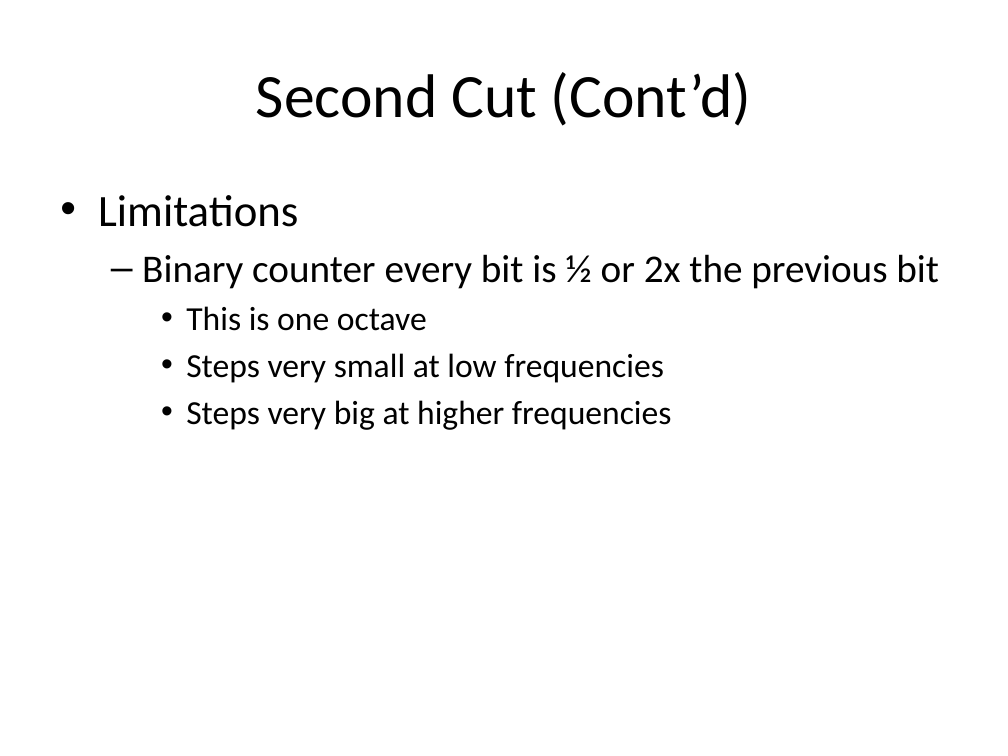
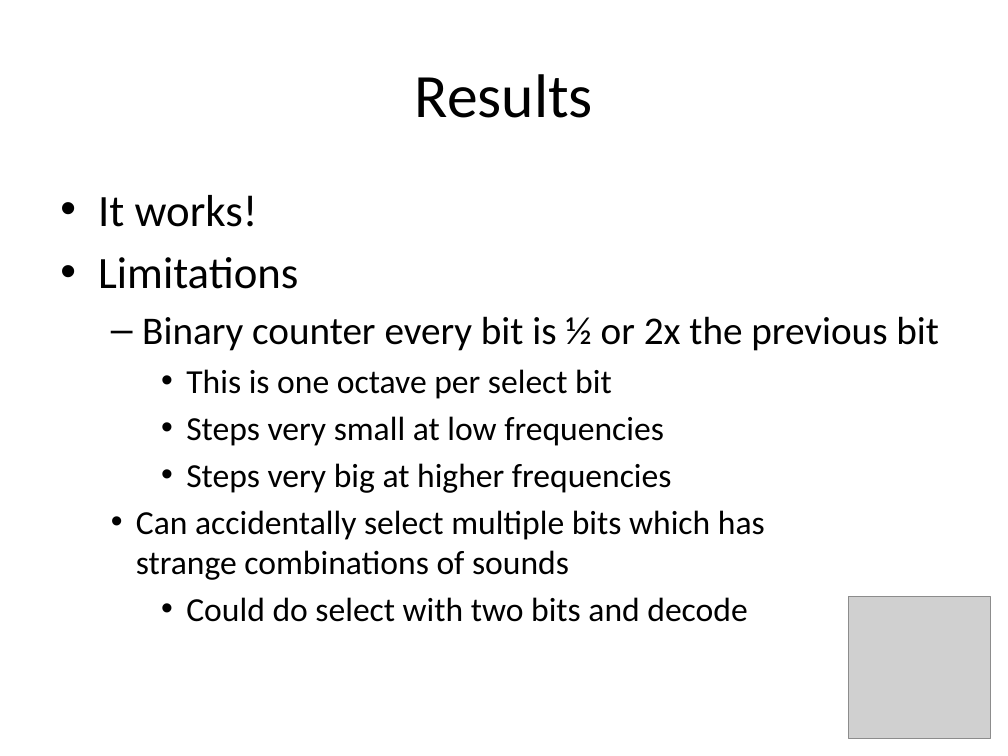
Before and after one commit to douggilliland/MultiComp, a slide deck: slide 22 of MultiComp (VHDL Template)/Components/SoundGen/Documentation/Sound Generator.pptx (slide 16 before the commit). Drawn at 1008x756 pixels with LibreOffice and Linux fonts; fonts in the diff are those of the drawing; grey boxes stand for pictures. Boxes give left, top, right and bottom in pixels: in the first picture for what was removed or moved away, otherwise in the second. Text is boxed around its words. In the diff, an @@ line names an element or a change of style, - is before the commit and + after.

```diff
--- a/MultiComp (VHDL Template)/Components/SoundGen/Documentation/Sound Generator.pptx
+++ b/MultiComp (VHDL Template)/Components/SoundGen/Documentation/Sound Generator.pptx
@@ text at [415,74,593,118]: text changed @@
-Second Cut (Cont’d)
+Results
@@ text at [98,195,258,227]: paragraph added @@
+• It works!
@@ text at [186,369,612,399]: text changed @@
-    • This is one octave
+    • This is one octave per select bit
@@ text at [136,510,765,622]: paragraphs added @@
+  • Can accidentally select multiple bits which has
+    strange combinations of sounds
+    • Could do select with two bits and decode
@@ picture added at [849,597,991,739] @@
```
Also in this commit, not shown: 30 other slides changed, 27 slides added, 1 slide removed, 5 other files.
